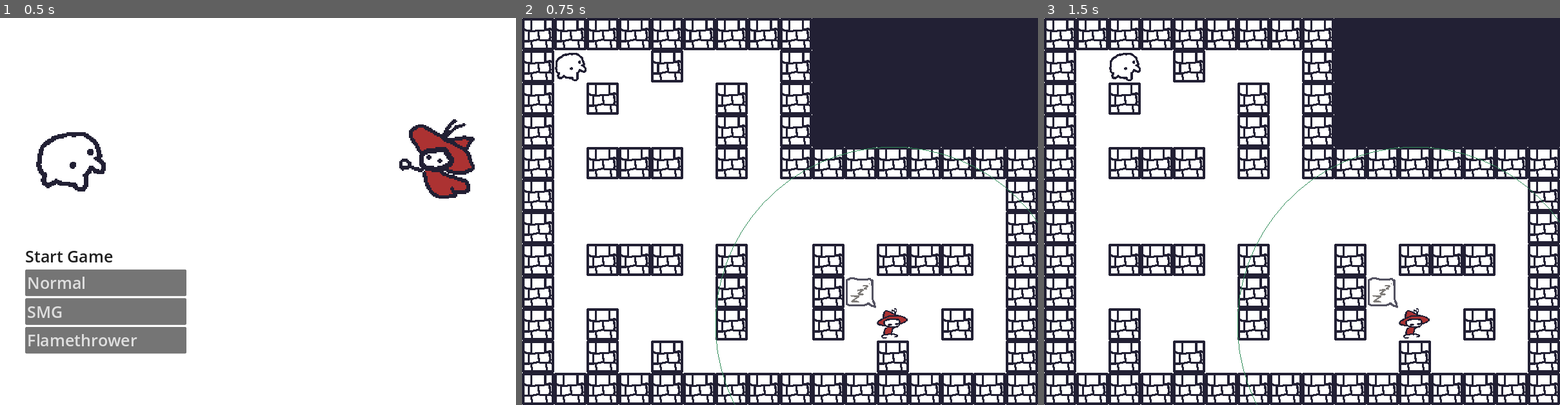
Above: before the commit, frames 1-3 (left to right).
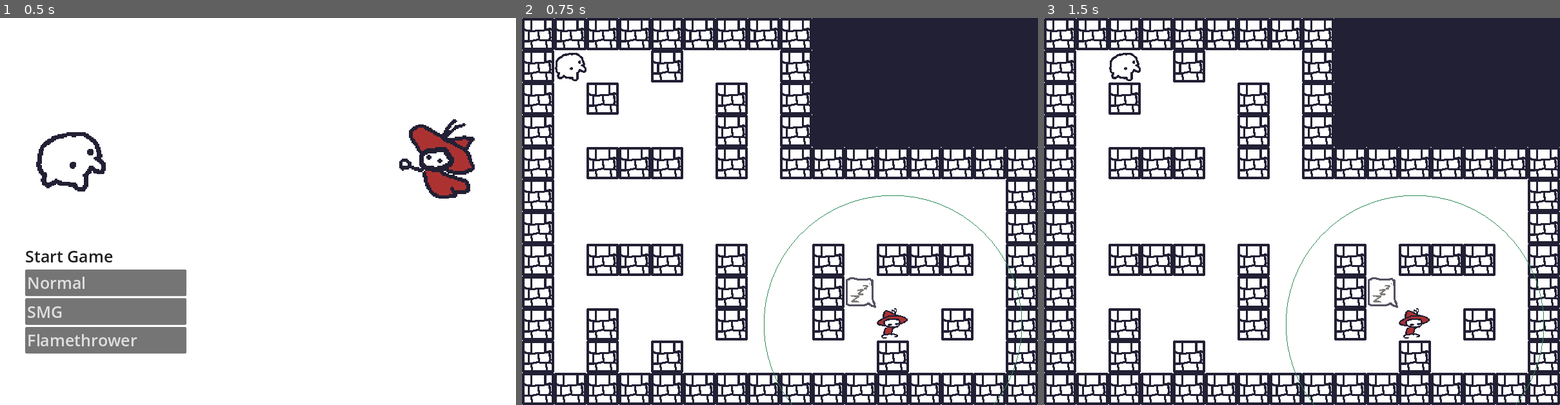
Above: after the commit, the same moments.

Repository: soal-ec/FSM_with_Godot
Game: Godot game, scene res://control.tscn
The game is run twice, just before and just after one commit, with the same random seed, the same clock (stepped at 60 frames per second) and the same inputs.
Inputs:
- Up to frame 1 (0.5 s): no input
- Up to frame 2 (0.75 s): click "Normal" at 0.5 s
- Up to frame 3 (1.5 s): tap Enter (ui_accept) at 1.25 s; hold Right (ui_right) from 1.28 s (still down)

Frame 1 is identical in both runs. In frame 2, 0.3% of the frame differs, in the area x 37-100%, y 33-100%; in frame 3, 0.3%.

Commit message:
made last_seen positioning snap and related changes

Diff:
--- a/finite-state-machine-ex/sprites/redmage/redmage.gd
+++ b/finite-state-machine-ex/sprites/redmage/redmage.gd
@@ -181,7 +181,7 @@
 						update_behaviour("sight")
 					else:
 						update_behaviour("sight_weak")
-					last_seen.global_position = collider.global_position
+					last_seen.global_position = snap_pos(collider.global_position)
 					ray_was_colliding = true
 				a_ray_has_coll = true
 				fire_projectile(scan)
@@ -193,7 +193,7 @@
 	if hearing_scan.has_overlapping_areas():
 		for area in hearing_scan.get_overlapping_areas():
 			if area.is_in_group("player"):
-				last_seen.global_position = area.global_position
+				last_seen.global_position = snap_pos(area.global_position)
 				if !ray_was_colliding:
 					if state == "run":
 						update_behaviour("sight_weak")
@@ -208,7 +208,7 @@
 	if area.is_in_group("player"):
 		if !ray_scan():
 			update_behaviour("outrange")
-			last_seen.global_position = area.global_position
+			last_seen.global_position = snap_pos(area.global_position)
 			last_seen.visible = true
 
 
@@ -249,6 +249,7 @@
 	scan_timer -= delta
 
 func snap_pos(pos):
+	pos = pos-Vector2(tile_size/2, tile_size/2)
 	pos = pos.snapped(Vector2.ONE * tile_size)
 	pos += Vector2.ONE * tile_size/2
 	return pos
@@ -264,9 +265,9 @@
 		stored_fire.flip_h = true
 	# move code
 	var dist = 2
-	if state == "idle":
+	if state == "investigate":
 		dist = 0
-	if current_path.size() > dist and !moving:
+	if current_path.size() >= dist and !moving:
 		var target_position = solids.map_to_local(current_path.front())
 		# move method 1
 		#global_position = global_position.move_toward(target_position, animation_speed/4)
@@ -280,6 +281,8 @@
 		moving = false
 		if global_position == target_position:
 			current_path.pop_front
+			if current_path.size() < 1:
+				last_seen.visible = false
 	#elif state == "run":
 		#var target_position =
 		#
--- a/finite-state-machine-ex/sprites/redmage/redmage.tscn
+++ b/finite-state-machine-ex/sprites/redmage/redmage.tscn
@@ -10,7 +10,7 @@
 size = Vector2(48, 48)
 
 [sub_resource type="CircleShape2D" id="CircleShape2D_2tndw"]
-radius = 352.0
+radius = 256.0
 
 [node name="RedMage" type="Node2D"]
 script = ExtResource("1_brxsb")
